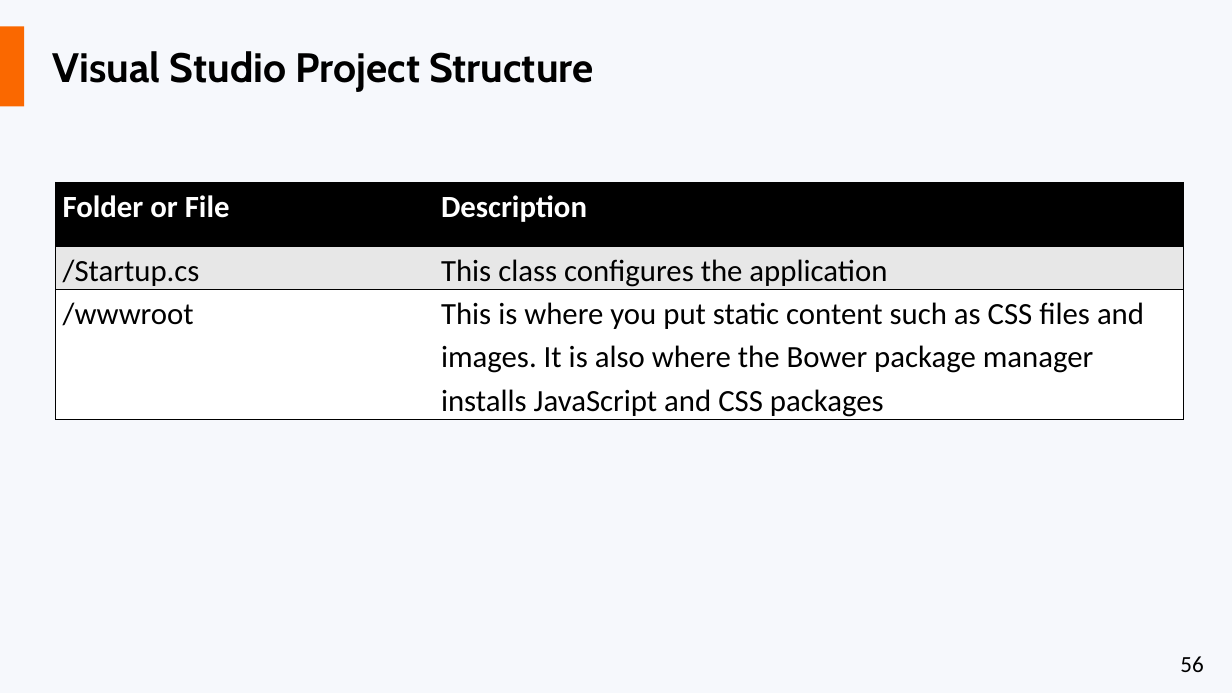
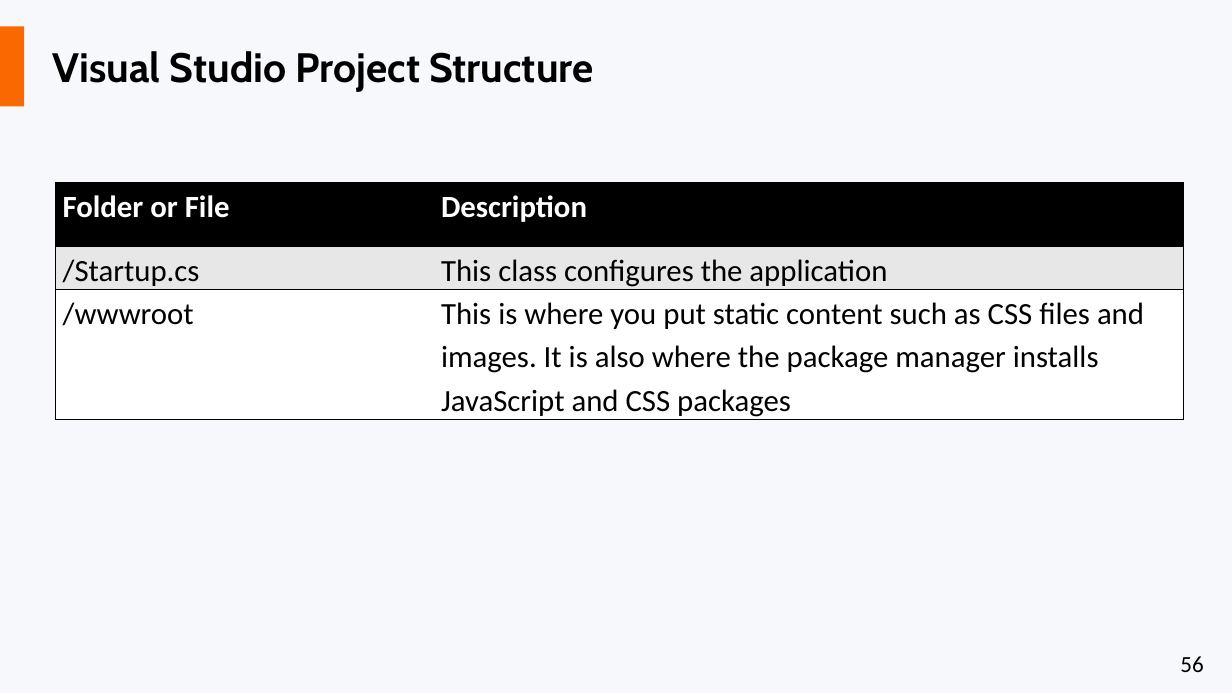
Before and after one commit to liviucotfas/ase-web-and-cloud-applications-security, a slide deck: slide 56 of Presentation ASPNET MVC Core - Part I.pptx. Drawn at 1232x693 pixels with LibreOffice and Linux fonts; fonts in the diff are those of the drawing. Boxes give left, top, right and bottom in pixels: in the first picture for what was removed or moved away, otherwise in the second. Text is boxed around its words. In the diff, an @@ line names an element or a change of style, - is before the commit and + after.

```diff
--- a/Presentation ASPNET MVC Core - Part I.pptx
+++ b/Presentation ASPNET MVC Core - Part I.pptx
@@ table at (55, 182, 1183, 421) @@
-row 3, column 2: This is where you put static content such as CSS files and images. It is also where the Bower package manager installs JavaScript and CSS packages
+row 3, column 2: This is where you put static content such as CSS files and images. It is also where the package manager installs JavaScript and CSS packages
```
Also in this commit, not shown: 7 other slides changed.
